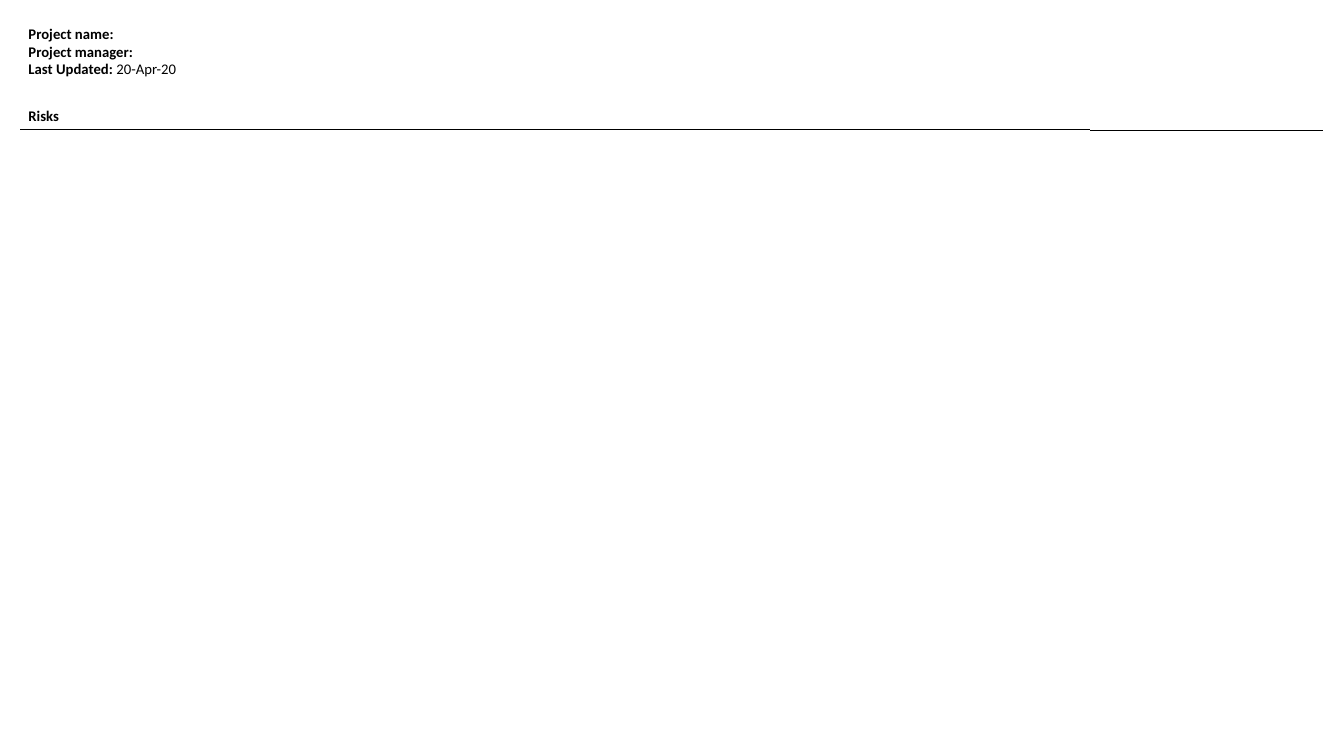
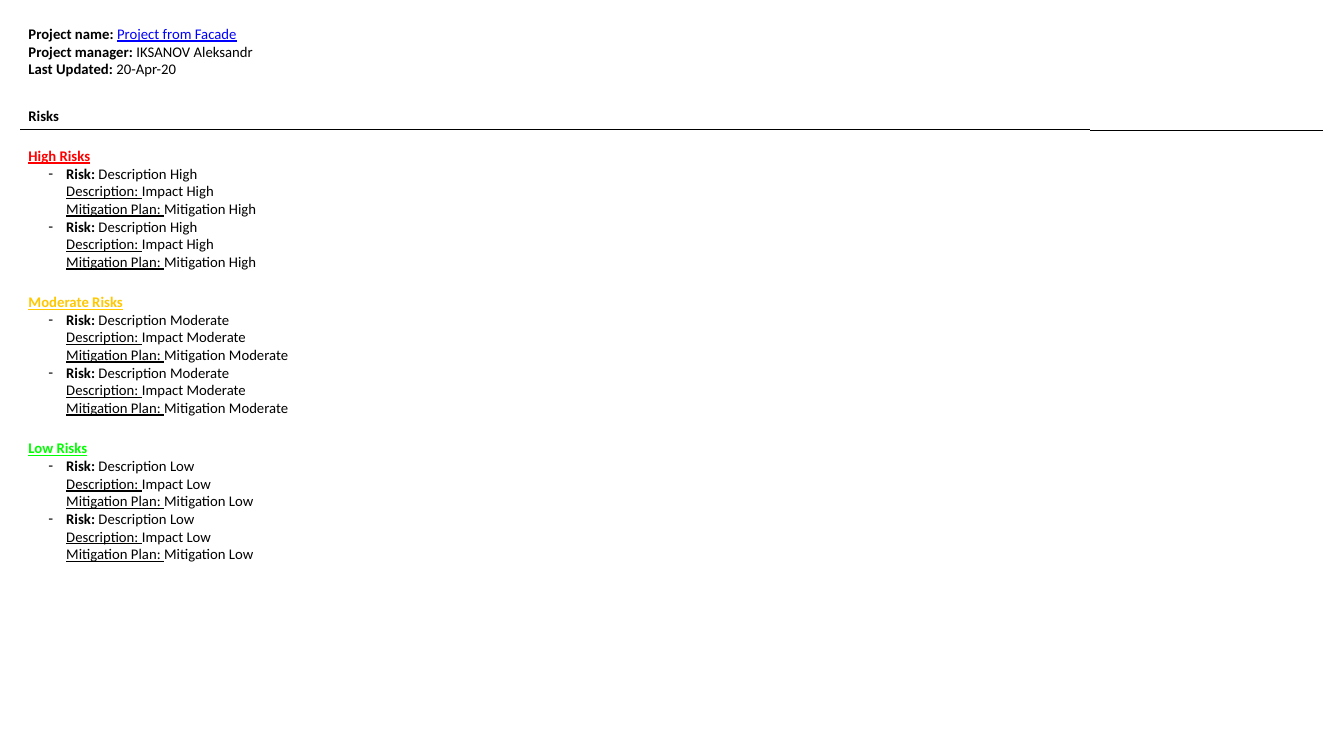
Before and after one commit to TheDiamondDoge/management_board_file_processors, a slide deck: slide 4 of html-to-ppt/createExecReviewPpt.pptx (slide 3 before the commit). Drawn at 1344x756 pixels with LibreOffice and Linux fonts; fonts in the diff are those of the drawing. Boxes give left, top, right and bottom in pixels: in the first picture for what was removed or moved away, otherwise in the second. Text is boxed around its words. In the diff, an @@ line names an element or a change of style, - is before the commit and + after.

```diff
--- a/html-to-ppt/createExecReviewPpt.pptx
+++ b/html-to-ppt/createExecReviewPpt.pptx
@@ text at box(28, 28, 253, 77): text changed; bold off @@
-Project name:
-Project manager:
-Last Updated: 20-Apr-20
+Project name: Project from Facade
+Project manager: IKSANOV Aleksandr
+Last Updated: 20-Apr-20
@@ text added at box(28, 150, 288, 562), 14 pt, text #000000 @@
+High Risks
+  – Risk: Description High
+    Description: Impact High
+    Mitigation Plan: Mitigation High
+  – Risk: Description High
+    Description: Impact High
+    Mitigation Plan: Mitigation High
+Moderate Risks
+  – Risk: Description Moderate
+    Description: Impact Moderate
+    Mitigation Plan: Mitigation Moderate
+  – Risk: Description Moderate
+    Description: Impact Moderate
+    Mitigation Plan: Mitigation Moderate
+Low Risks
+  – Risk: Description Low
+    Description: Impact Low
+    Mitigation Plan: Mitigation Low
+  – Risk: Description Low
+    Description: Impact Low
+    Mitigation Plan: Mitigation Low
```
Also in this commit, not shown: 4 other slides changed, 2 slides added, 4 other files.
